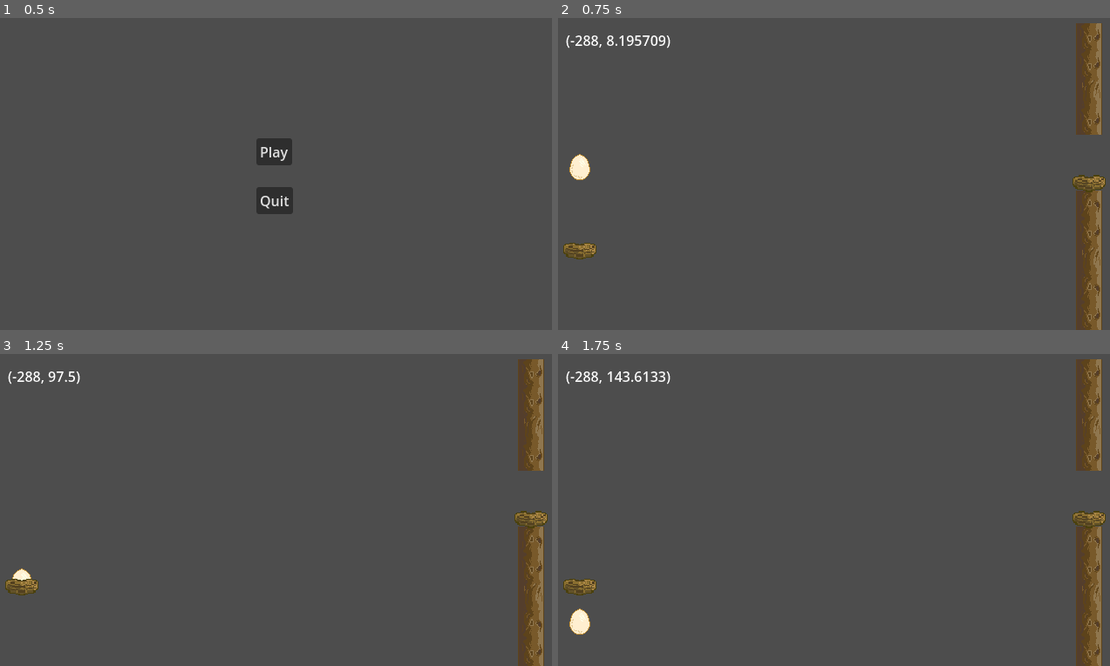
Above: before the commit, frames 1-4 (two rows, left to right).
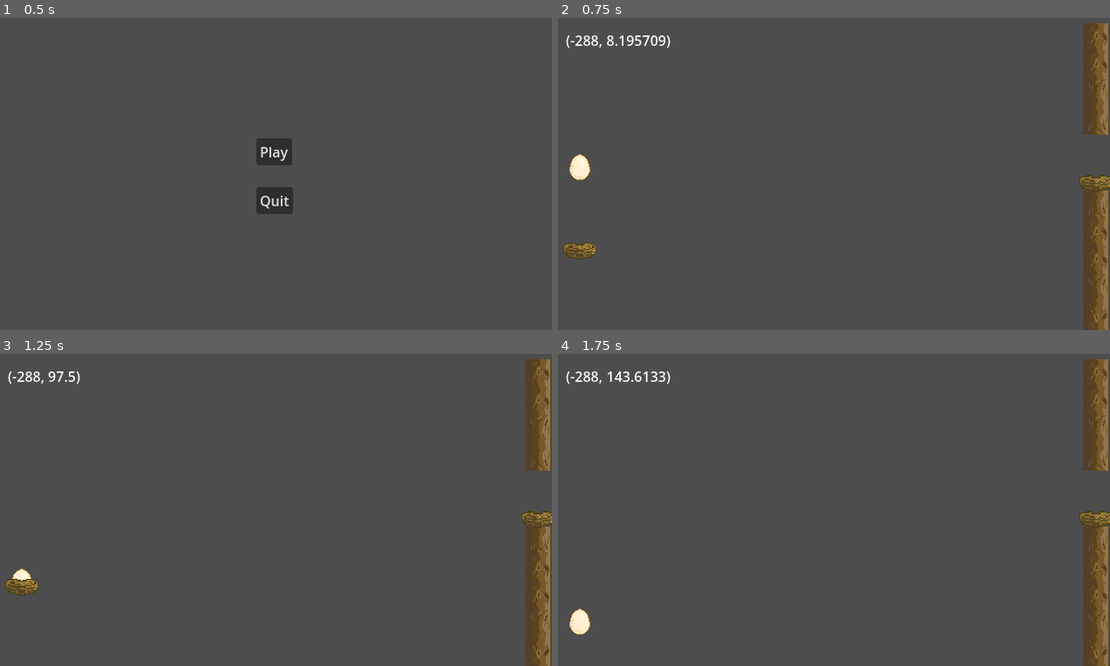
Above: after the commit, the same moments.

Repository: SuperGameBug/Hop_n_Zip
Game: Godot game, scene res://levels/lvl_main.tscn
The game is run twice, just before and just after one commit, with the same random seed, the same clock (stepped at 60 frames per second) and the same inputs.
Inputs (mouse positions are in pixels of both pictures, inside the frame that each line leads up to):
- Up to frame 1 (0.5 s): no input
- Up to frame 2 (0.75 s): click "Play" at 0.5 s
- Up to frame 3 (1.25 s): no input
- Up to frame 4 (1.75 s): move the mouse to (955, 494) at 1.27 s; hold Right mouse button (touch_secondary) from 1.28 s (still down); click (955, 494) at 1.35 s

Frame 1 is identical in both runs. In frame 2, 3.9% of the frame differs, in the area x 93-100%, y 1-100%; in frame 3, 3.9%; in frame 4, 4.2%, in the area x 0-100%, y 1-100%.

Commit message:
Trunk Wall Manager added
Added a manager for Trunk wall spawning
Created a framework for animating the walls from
initial position to start position
start position to end position
end position to exit position

Add a mechanism to lock the egg to the nest when animating
fixed some issues for collision while animating

removed an extra tweener on the egg script

made some changes to variable naming conventions for future streamlining

Diff:
--- a/levels/lvl_world.tscn
+++ b/levels/lvl_world.tscn
@@ -2,8 +2,8 @@
 
 [ext_resource type="PackedScene" uid="uid://meogtrv5jqk4" path="res://systems/Player/obj_Eggy_Player.tscn" id="1_ah15s"]
 [ext_resource type="Script" path="res://levels/Label.gd" id="3_qjisq"]
-[ext_resource type="PackedScene" uid="uid://cquaejpxcqr4q" path="res://systems/World/Spawners/WallSpawner/platform_spawner.tscn" id="4_c10ju"]
-[ext_resource type="PackedScene" uid="uid://8cxahcint400" path="res://systems/Interactions/obj_nest_Platform.tscn" id="4_fo1b1"]
+[ext_resource type="PackedScene" uid="uid://c8t6lcf0sib7o" path="res://systems/World/Spawners/WallSpawner/obj_trunk_wall_Manager.tscn" id="4_4g4va"]
+[ext_resource type="PackedScene" uid="uid://8cxahcint400" path="res://systems/Interactions/platform/obj_nest_Platform.tscn" id="4_fo1b1"]
 
 [sub_resource type="WorldBoundaryShape2D" id="WorldBoundaryShape2D_v7itk"]
 
@@ -41,8 +41,10 @@
 script = ExtResource("3_qjisq")
 Player = NodePath("../Eggy_Player")
 
-[node name="PlatformSpawner" parent="PlayGroup" instance=ExtResource("4_c10ju")]
-position = Vector2(296, 180)
-
 [node name="ObjectiveNest" parent="PlayGroup" instance=ExtResource("4_fo1b1")]
 position = Vector2(-288, 97.5)
+
+[node name="Destroyables" type="Node2D" parent="."]
+
+[node name="Trunk_Manager" parent="." instance=ExtResource("4_4g4va")]
+position = Vector2(0, 384)
--- a/systems/Interactions/obj_nest_Platform.tscn
+++ b/systems/Interactions/platform/obj_nest_Platform.tscn
@@ -1,13 +1,13 @@
 [gd_scene load_steps=4 format=3 uid="uid://8cxahcint400"]
 
-[ext_resource type="Script" path="res://systems/Interactions/sct_Destination.gd" id="1_dyd45"]
-[ext_resource type="Texture2D" uid="uid://b6ao1g5wmgj1g" path="res://sprites/world/spr_Nest.png" id="1_o20ot"]
+[ext_resource type="Script" path="res://systems/Interactions/platform/sct_Destination.gd" id="1_adg7r"]
+[ext_resource type="Texture2D" uid="uid://b6ao1g5wmgj1g" path="res://sprites/world/spr_Nest.png" id="2_cbhtm"]
 
 [sub_resource type="RectangleShape2D" id="RectangleShape2D_4ctiu"]
 size = Vector2(34, 8)
 
 [node name="ObjectiveNest" type="Area2D"]
-script = ExtResource("1_dyd45")
+script = ExtResource("1_adg7r")
 
 [node name="CollisionShape2D" type="CollisionShape2D" parent="."]
 position = Vector2(0, -12)
--- /dev/null
+++ b/systems/Interactions/platform/sct_Destination.gd
@@ -0,0 +1,33 @@
+extends Area2D
+
+var _eggEntered : bool = false
+var _egg : Eggy_Player
+
+var _mySpawner : trunk_creator
+
+func _ready():
+	pass
+
+
+func _on_body_entered(body):
+	if body is Eggy_Player:
+		_egg = body
+		_egg.move_to_holder(self.global_position)
+		_egg.hold_character()
+		_eggEntered = true
+
+		if(_mySpawner):
+			_egg.reparent(self)
+			move_child(_egg,0)
+			_mySpawner._safely_landed()
+			print(_egg.get_parent())
+
+
+
+
+func _on_body_exited(body):
+	if(_egg):
+		_egg.reparent(get_node("root/World/PlayGroup"))
+		_egg = null
+		if(!_mySpawner):
+			self.queue_free()
--- a/systems/Interactions/predictionLine/sct_predictionArc.gd
+++ b/systems/Interactions/predictionLine/sct_predictionArc.gd
@@ -4,17 +4,19 @@
 @export var Player : Eggy_Player
 
 var _gravity : float = ProjectSettings.get_setting("physics/2d/default_gravity")
-var isDragging : bool = false
-var bubbleSprite = []
+var _isDragging : bool = false
+var _bubbleSprite = []
 const _predictor_amount : int = 16
+var _parent_node : Node2D
 
 
 # Called when the node enters the scene tree for the first time.
 func _ready():
+	_parent_node = get_node("/root/World/Destroyables")
 	for i in _predictor_amount:
 		var childSprite = Sprite2D.new()
 		childSprite.texture = load("res://sprites/world/spr_Bubble.png")
-		bubbleSprite.append(childSprite)
+		_bubbleSprite.append(childSprite)
 		#childSprite.tree
 
 
@@ -24,40 +26,40 @@
 	var drag_direction = (Player._init_mouse_position - current_mouse_location).normalized()
 	var drag_distance = (Player._init_mouse_position - current_mouse_location).length()
 
-	for i in bubbleSprite.size():
+	for i in _bubbleSprite.size():
 
 		# Spawining Bubbles
-		if bubbleSprite[i].is_inside_tree() == false:
-			get_tree().root.add_child(bubbleSprite[i])
+		if _bubbleSprite[i].is_inside_tree() == false:
+			_parent_node.add_child(_bubbleSprite[i])
 
 		var UpVector = Vector2(0.,1.).rotated(Player.rotation)
 
-		bubbleSprite[i].position = Player.global_position - (16.*UpVector)
+		_bubbleSprite[i].position = Player.global_position - (16.*UpVector)
 
 
-		var timeelapsed = pow(float(i)/float(bubbleSprite.size()),2.)
+		var timeelapsed = pow(float(i)/float(_bubbleSprite.size()),2.)
 
-		bubbleSprite[i].position.x += ((drag_direction.x * drag_distance) * timeelapsed)
-		bubbleSprite[i].position.y += ((drag_direction.y * drag_distance) * timeelapsed)
+		_bubbleSprite[i].position.x += ((drag_direction.x * drag_distance) * timeelapsed)
+		_bubbleSprite[i].position.y += ((drag_direction.y * drag_distance) * timeelapsed)
 
-		bubbleSprite[i].position.y += (pow(_gravity * 2. * timeelapsed,2.) / 100000.) * timeelapsed
+		_bubbleSprite[i].position.y += (pow(_gravity * 2. * timeelapsed,2.) / 100000.) * timeelapsed
 
 
 
 # Called every frame. 'delta' is the elapsed time since the previous frame.
 func _physics_process(delta):
-	if(isDragging == true):
+	if(_isDragging == true):
 		_predict_arc(delta)
 
 
 
 
 func _on_eggy_player_on_mouse_drag_start():
-	isDragging = true
+	_isDragging = true
 
 
 
 func _on_eggy_player_on_mouse_drag_end():
-	isDragging = false
-	for i in bubbleSprite.size():
-		get_tree().root.remove_child(bubbleSprite[i])
+	_isDragging = false
+	for i in _bubbleSprite.size():
+		_parent_node.remove_child(_bubbleSprite[i])
--- a/systems/Interactions/sct_Destination.gd
+++ /dev/null
@@ -1,27 +0,0 @@
-extends Area2D
-
-var eggEntered : bool = false
-var Egg : Eggy_Player
-
-var mySpawner : platform_spawner
-
-func _ready():
-	pass
-
-
-func _on_body_entered(body):
-	if body is Eggy_Player:
-		Egg = body
-		Egg.move_to_holder(self.global_position)
-		Egg.hold_character()
-		eggEntered = true
-		#body.hold_character()
-		if(mySpawner):
-			mySpawner._safely_landed()
-
-
-
-
-func _on_body_exited(body):
-	if(Egg):
-		Egg = null
--- a/systems/Player/obj_Eggy_Player.tscn
+++ b/systems/Player/obj_Eggy_Player.tscn
@@ -10,6 +10,7 @@
 [node name="Eggy_Player" type="RigidBody2D"]
 mass = 0.05
 center_of_mass_mode = 1
+freeze_mode = 1
 script = ExtResource("1_fiwur")
 
 [node name="CollisionShape2D" type="CollisionShape2D" parent="."]
--- a/systems/Player/sct_Eggy_Player.gd
+++ b/systems/Player/sct_Eggy_Player.gd
@@ -5,20 +5,20 @@
 signal on_mouse_Drag_end
 
 
-const maximum_jump_force = 1000.
-const devmode : bool = true
+const _maximum_jump_force = 1000.
+const _devmode : bool = true
 
 
 
 var _init_mouse_position : Vector2
 var _end_mouse_position : Vector2
-var bDebug : bool = false
-var playersprite : Sprite2D
+var _bDebug : bool = false
+var _playersprite : Sprite2D
 
 
 # Called when the node enters the scene tree for the first time.
 func _ready():
-	playersprite = $Sprite2D
+	_playersprite = $Sprite2D
 
 
 # Called every frame. 'delta' is the elapsed time since the previous frame.
@@ -29,15 +29,18 @@
 
 	if(!self.freeze):
 		sprite_anim_Rotate()
+		$CollisionShape2D.set_deferred("disabled", false)
 
 
 	if Input.is_action_just_pressed("debug_switch"):
-		if bDebug != true:
-			bDebug = true
+		if _bDebug != true:
+			_bDebug = true
 		else :
-			bDebug = false
-		print(bDebug)
+			_bDebug = false
+		print(_bDebug)
 
+	if(Input.is_action_just_pressed("touch_secondary")):
+		pass
 
 
 
@@ -47,7 +50,7 @@
 		get_tree().reload_current_scene()
 
 	#if (self.freeze == true):
-	if (self.freeze == true or devmode == true):
+	if (self.freeze == true or _devmode == true):
 		if Input.is_action_just_pressed("touch_primary"):			# Stores initial Mouse position
 			_init_mouse_position = get_global_mouse_position()
 			on_mouse_Drag_start.emit()
@@ -62,7 +65,7 @@
 			_end_mouse_position = get_global_mouse_position()
 
 			var impulse_direction = (_init_mouse_position - _end_mouse_position).normalized()
-			var jump_mag = clamp((_init_mouse_position - _end_mouse_position).length() * 5.,-maximum_jump_force,maximum_jump_force)
+			var jump_mag = clamp((_init_mouse_position - _end_mouse_position).length() * 5.,-_maximum_jump_force,_maximum_jump_force)
 
 
 			print(jump_mag)
@@ -75,15 +78,16 @@
 
 func hold_character():
 	self.set_deferred("freeze", true)
+	$CollisionShape2D.set_deferred("disabled", true)
 
 func move_to_holder(new_position):
 
 	var moveTween = create_tween()
-	var rotTween = create_tween()
+	#var rotTween = create_tween()
 
 	moveTween.tween_property(self, "global_position",new_position,.1)
-	rotTween.tween_property(self, "rotation_degrees",0,.1)
+	moveTween.parallel().tween_property(self, "rotation_degrees",0,.1)
 
 func sprite_anim_Rotate():
 		var spriteRotation = int(fposmod(self.rotation + 0.2,2.* PI) * 1.27388535032)
-		playersprite.frame = spriteRotation
+		_playersprite.frame = spriteRotation
--- a/systems/World/Spawners/WallSpawner/platform_spawner.tscn
+++ b/systems/World/Spawners/WallSpawner/obj_trunk_creator.tscn
@@ -1,6 +1,6 @@
 [gd_scene load_steps=2 format=3 uid="uid://cquaejpxcqr4q"]
 
-[ext_resource type="Script" path="res://systems/World/Spawners/WallSpawner/platform_spawner.gd" id="1_ynjoj"]
+[ext_resource type="Script" path="res://systems/World/Spawners/WallSpawner/sct_trunk_creator.gd" id="1_ynjoj"]
 
 [node name="PlatformSpawner" type="Node2D"]
 script = ExtResource("1_ynjoj")
--- /dev/null
+++ b/systems/World/Spawners/WallSpawner/obj_trunk_wall_Manager.tscn
@@ -0,0 +1,6 @@
+[gd_scene load_steps=2 format=3 uid="uid://c8t6lcf0sib7o"]
+
+[ext_resource type="Script" path="res://systems/World/Spawners/WallSpawner/sct_trunk_wall_Manager.gd" id="1_r58vc"]
+
+[node name="Trunk_Manager" type="Node2D"]
+script = ExtResource("1_r58vc")
--- a/systems/World/Spawners/WallSpawner/platform_spawner.gd
+++ /dev/null
@@ -1,32 +0,0 @@
-extends Node2D
-
-class_name platform_spawner
-
-var TrunkWall: PackedScene = preload("res://systems/World/TreeTrunk/obj_Tree_Trunk.tscn")
-var NestPlatform: PackedScene = preload("res://systems/Interactions/obj_nest_Platform.tscn")
-var initialpoint: Vector2 = Vector2(0,0)
-const numberOfTrunks: int = 11
-
-# Called when the node enters the scene tree for the first time.
-func _ready():
-	var randomEmptyBlock = randi_range(2,numberOfTrunks - 2)
-	print(randomEmptyBlock)
-	for i in numberOfTrunks:
-		if randomEmptyBlock != i and (randomEmptyBlock + 1) != i:
-			var trunk = TrunkWall.instantiate()
-			trunk.position = initialpoint - Vector2(0., i * 32)
-			add_child(trunk)
-		elif i == (randomEmptyBlock + 1):
-			pass
-
-		else:
-			var nest = NestPlatform.instantiate()
-			nest.position = initialpoint - Vector2(0., i * 32)
-			nest.mySpawner = self
-			add_child(nest)
-
-
-
-# Called every frame. 'delta' is the elapsed time since the previous frame.
-func _safely_landed():
-	print("Landed Safely")
--- /dev/null
+++ b/systems/World/Spawners/WallSpawner/sct_trunk_creator.gd
@@ -0,0 +1,36 @@
+extends Node2D
+
+class_name trunk_creator
+
+
+
+var _my_creator : trunk_manager
+var _trunk_wall: PackedScene = preload("res://systems/World/TreeTrunk/obj_Tree_Trunk.tscn")
+var _nest_platform: PackedScene = preload("res://systems/Interactions/platform/obj_nest_Platform.tscn")
+var _initialpoint: Vector2 = Vector2(0,0)
+const _numberOfTrunks: int = 11
+
+# Called when the node enters the scene tree for the first time.
+func _ready():
+	var randomEmptyBlock = randi_range(2,_numberOfTrunks - 2)
+	for i in _numberOfTrunks:
+		if randomEmptyBlock != i and (randomEmptyBlock + 1) != i:
+			var trunk = _trunk_wall.instantiate()
+			trunk.position = _initialpoint - Vector2(0., i * 32)
+			add_child(trunk)
+		elif i == (randomEmptyBlock + 1):
+			pass
+
+		else:
+			var nest = _nest_platform.instantiate()
+			nest.position = _initialpoint - Vector2(0., i * 32)
+			nest._mySpawner = self
+			add_child(nest)
+
+
+
+# Called every frame. 'delta' is the elapsed time since the previous frame.
+func _safely_landed():
+	if(_my_creator):
+		_my_creator._move_to_end()
+		#_my_creator._spawn_wall()
--- /dev/null
+++ b/systems/World/Spawners/WallSpawner/sct_trunk_wall_Manager.gd
@@ -0,0 +1,74 @@
+extends Node2D
+
+class_name trunk_manager
+
+var _tree_trunk_wall : PackedScene = preload("res://systems/World/Spawners/WallSpawner/obj_trunk_creator.tscn")
+var _current_wall : trunk_creator
+var _previous_wall : trunk_creator
+#var _first_spawn : bool = true
+
+var _start_position : float = ProjectSettings.get_setting("display/window/size/viewport_width") - 16
+var _initial_position : float  = ProjectSettings.get_setting("display/window/size/viewport_width") * 2
+var _end_position : float = 32
+var _exit_position : float = -(ProjectSettings.get_setting("display/window/size/viewport_width"))
+
+
+var _screen_height : float = ProjectSettings.get_setting("display/window/size/viewport_height")
+var _parent_node : Node2D
+
+
+func _ready():
+	_parent_node = get_node("/root/World/Destroyables")
+	_exit_position = 1-ProjectSettings.get_setting("display/window/size/viewport_width")
+
+	_spawn_wall()
+
+
+
+func _process(delta):
+	pass
+	#if(Input.is_action_pressed("touch_secondary")):
+		#_move_to_start()
+
+
+
+func _spawn_wall():
+	_current_wall = _tree_trunk_wall.instantiate()
+	if(!_previous_wall):
+		print("untrue")
+		_current_wall.global_position = Vector2(_start_position,_screen_height)
+	else:
+		print("true")
+		_current_wall.global_position = Vector2(_initial_position,_screen_height)
+		_move_to_start()
+
+	_current_wall._my_creator = self #creating a reference to self on the spawned wall
+
+	_parent_node.add_child(_current_wall)
+
+func _change_current_wall_to_previous():
+	_previous_wall = _current_wall
+	print("quest pasa")
+	_spawn_wall()
+
+func _move_to_start():
+	_tween_to_position(_current_wall,Vector2(_start_position, _screen_height))
+
+func _move_to_end():
+	_tween_to_position(_current_wall,Vector2(_end_position, _screen_height))
+
+func _move_to_exit(obj):
+	_tween_to_position(_current_wall,Vector2(_exit_position, _screen_height),_destroy_wall, obj)
+	_parent_node.remove_child(obj)
+
+func _destroy_wall(obj):
+	if(obj!=null):
+		obj.free()
+
+
+func _tween_to_position(obj, goal_position, callback = null, value = null):
+	var move_tween = create_tween()
+	move_tween.tween_property(obj,"global_position",goal_position,1.2).set_trans(Tween.TRANS_BACK).set_delay(.3)
+
+	if(callback != null):
+		move_tween.tween_callback(callback.bind(value))
Not shown: 1 places in systems/Interactions/platform/obj_nest_Platform.tscn that only renumber resources
